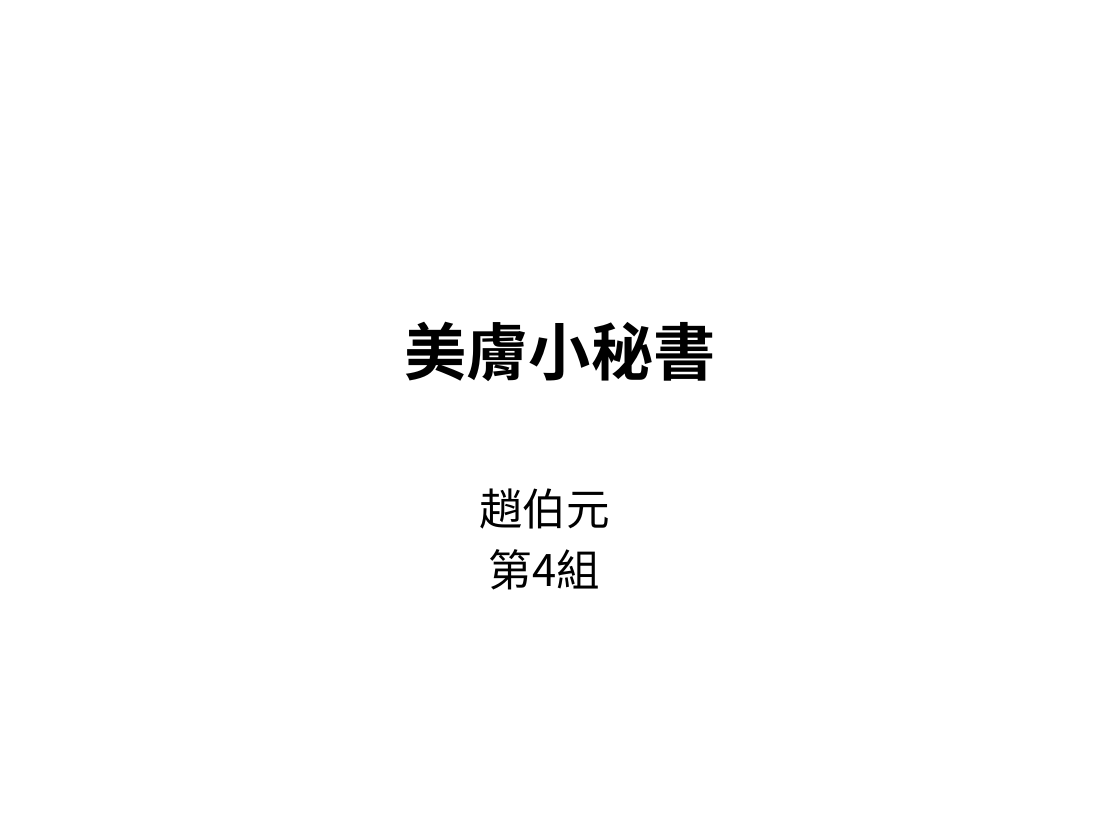
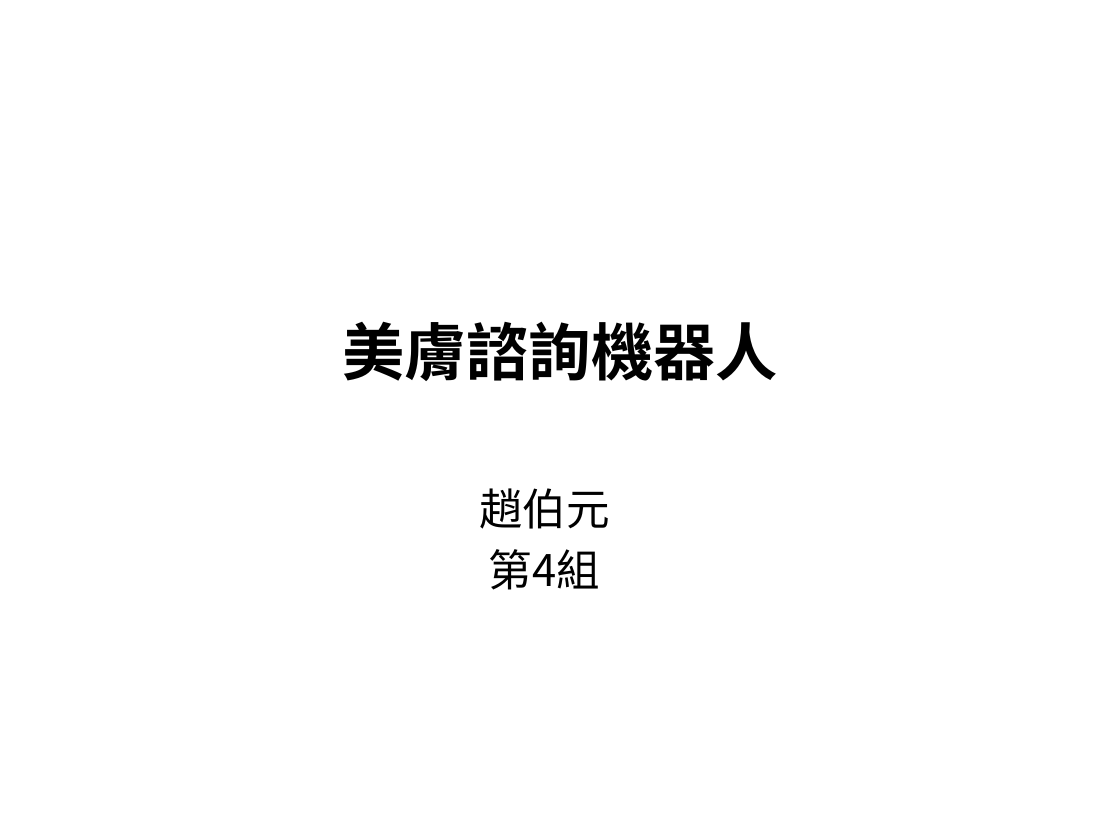
Before and after one commit to poan0627/108_SM_Team4, a slide deck: slide 1 of 軟體品質管理期中專案報告_team4.pptx. Drawn at 1120x840 pixels with LibreOffice and Linux fonts; fonts in the diff are those of the drawing. Boxes give left, top, right and bottom in pixels: in the first picture for what was removed or moved away, otherwise in the second. Text is boxed around its words. In the diff, an @@ line names an element or a change of style, - is before the commit and + after.

```diff
--- a/軟體品質管理期中專案報告_team4.pptx
+++ b/軟體品質管理期中專案報告_team4.pptx
@@ title at [342, 321, 777, 381]: text changed; font Noto Sans CJK SC to Times New Roman @@
-美膚小秘書
+美膚諮詢機器人
```
Also in this commit, not shown: 6 other slides changed, 5 other files.
